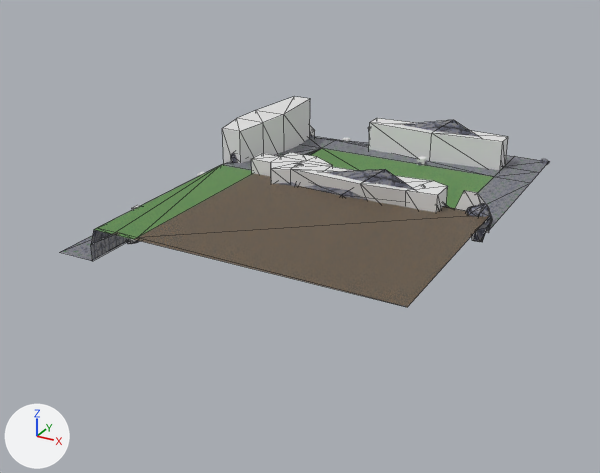
Before and after pictures for a commit that changed the glTF model juego para la jam/Modelos/Mapa1Jam.glb.
Both versions are drawn from a 50 mm camera at (26.6, -35.9, 16.1) aimed at (7.6, -1.4, -1.1). Every picture has the same lights, and +X, +Y and +Z are marked at lower left. The first picture is the older version. Mesh edges are drawn as thin lines on the coarser meshes. Where no turn or scale is listed for an object, it has been applied to the vertices. Vertices at exactly the same position are counted once.

In view in the first picture: 'Camino_col', 'Cubo_col', 'Cubo_col.001', 'Cubo_col.002', 'Cubo_col.006', 'Entrada_col', 'ParqueArbol_col', 'Parque_col', 'Piedra.015' and 8 more.
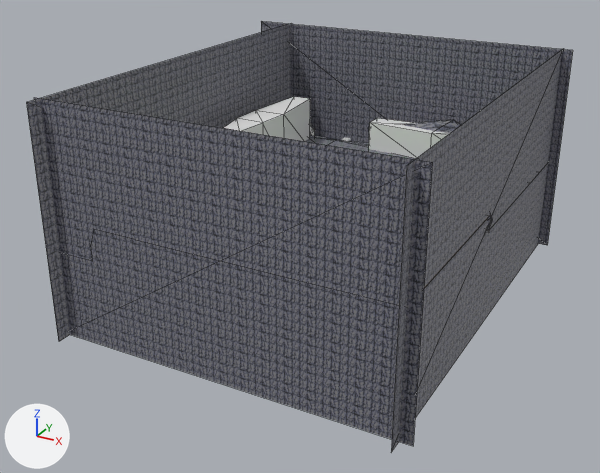
Where the newer file only moved an object's origin or applied its transform, the numbers keep the older frame.

Location of each change, (x1, y1, x2, y2) in pixels of the pictures (600 x 473 px):
'Pared_col.004', added
    after: (34, 98, 432, 446)
'Pared_col.003', added
    after: (391, 49, 563, 452)
'Entrada_col', reshaped
    before: (94, 165, 489, 307)
    after: (424, 216, 489, 288)
'Pared_col.001', added
    after: (261, 21, 573, 245)
'Pared_col.002', added
    after: (26, 23, 292, 341)
'Parque_col', unchanged, covered by the edit
    before: (223, 136, 547, 231)
    after: (305, 136, 546, 231)
'Cubo_col.002', unchanged, covered by the edit
    before: (291, 162, 448, 212)
'ParqueArbol_col', unchanged, covered by the edit
    before: (310, 148, 493, 208)
'Cubo_col.006', unchanged, covered by the edit
    before: (251, 152, 333, 184)

The change, as a list of edits to the scene's bpy script:
```text
Add img_paredsolopiedrapixel:
    img_paredsolopiedrapixel = load_image('ParedSoloPiedraPixel', '_unpacked/ParedSoloPiedraPixel', 96, 96, 'sRGB')
Add mat_materialparedsolopiedra:
    mat_materialparedsolopiedra = bpy.data.materials.new('MaterialParedSoloPiedra')
    # uses the picture img_paredsolopiedrapixel
Change me_plano_004:
    used by ob_entrada_col; location = (12.52, -3.44, 1.6)
    remove me_plano_004.from_pydata(...)  # 12 vertices, 13 faces; spans x -10.23..4.62, y -7.2..2.91, z 0.0..0.01
    add me_plano_004.from_pydata(...)  # 6 vertices, 4 faces; spans x -10.23..4.62, y -7.2..2.91, z 0.0..0.01
    me_plano_004 part 1
    6 vertices are removed from x -10.22..-7.99, y -7.2..-6.96, z 0.0..0.01
    13 faces are deleted
    2 new faces join them, mat_materialpisopiedracafe
    2 new faces join them, mat_materialpisocampo
    remove me_plano_004.materials.append(mat_materialflecha)  # picture img_flechatierrapixel
Add me_plano_009:
    me_plano_009.from_pydata(...)  # 4 vertices, 2 faces; spans x -9.0..9.0, y 0.0, z -5.8..5.8
    me_plano_009.materials.append(mat_materialparedsolopiedra)
Add me_plano_008:
    me_plano_008.from_pydata(...)  # 4 vertices, 2 faces; spans x 0.0, y -11.3..11.3, z -5.8..5.8
    me_plano_008.materials.append(mat_materialparedsolopiedra)
Add me_plano_007:
    me_plano_007.from_pydata(...)  # 4 vertices, 2 faces; spans x -9.9..9.9, y 0.0, z -5.8..5.8
    me_plano_007.materials.append(mat_materialparedsolopiedra)
Add me_plano_013:
    me_plano_013.from_pydata(...)  # 4 vertices, 2 faces; spans x 0.0, y -11.3..11.3, z -5.8..5.8
    me_plano_013.materials.append(mat_materialparedsolopiedra)
Add ob_pared_col_004:
    ob_pared_col_004 = bpy.data.objects.new('Pared_col.004', me_plano_009)
    ob_pared_col_004.location = (8.69, -10.64, 1.42)
Add ob_pared_col_003:
    ob_pared_col_003 = bpy.data.objects.new('Pared_col.003', me_plano_008)
    ob_pared_col_003.location = (17.11, -0.07, 1.42)
Add ob_pared_col_001:
    ob_pared_col_001 = bpy.data.objects.new('Pared_col.001', me_plano_007)
    ob_pared_col_001.location = (7.8, 10.99, 1.42)
Add ob_pared_col_002:
    ob_pared_col_002 = bpy.data.objects.new('Pared_col.002', me_plano_013)
    ob_pared_col_002.location = (0.03, -0.07, 1.42)
```
